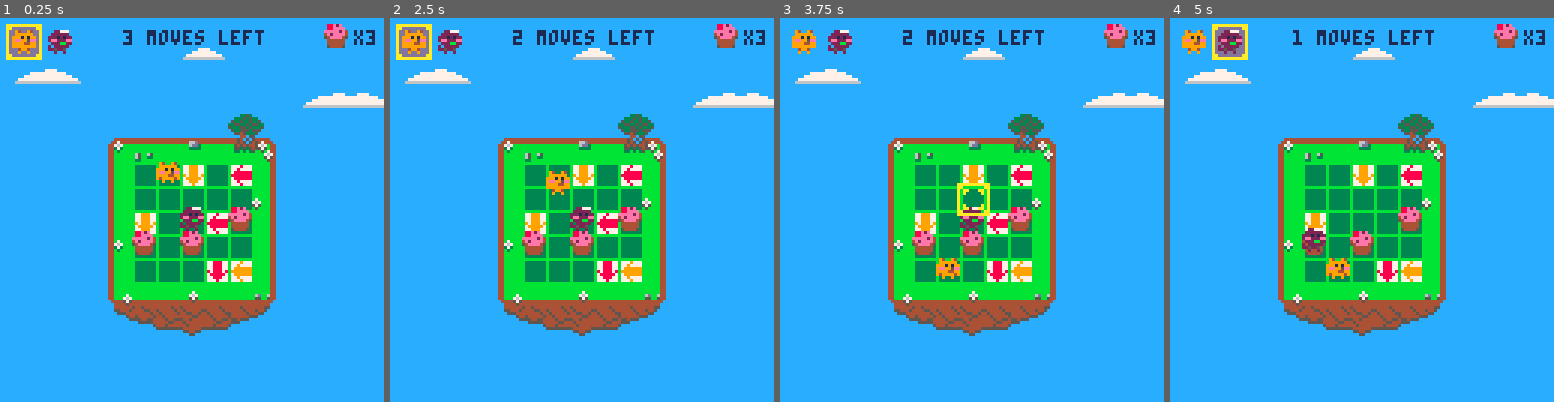
Above: before the commit, frames 1-4 (left to right).
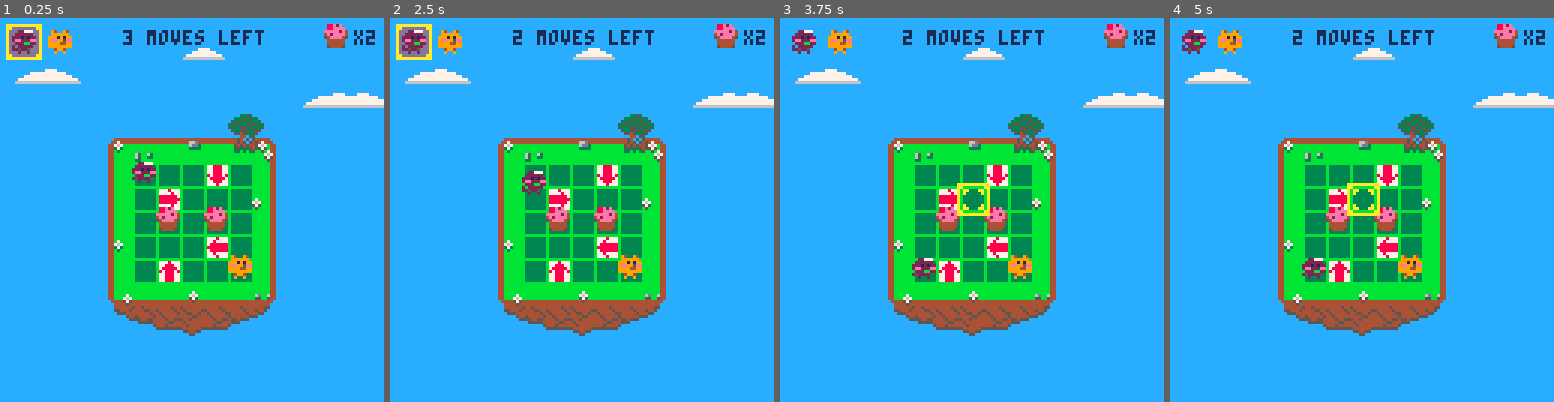
Above: after the commit, the same moments.

Repository: accidentalrebel/pico8-pop-puff
Game: PICO-8 cartridge pop-puff.p8
Same seed, same stepped clock (60 frames per second), same inputs: the game is played once before the commit and once after it.
Inputs:
- Up to frame 1 (0.25 s): no input
- Up to frame 2 (2.5 s): tap O (Z key) at 0.33, 0.7, 1.43, 2.22 s; tap X (X key) at 1.07, 2.07, 2.4 s; hold Left 1.97-2.37 s; hold Down from 2.42 s (still down)
- Up to frame 3 (3.75 s): tap X (X key) every 0.33 s from 2.73 to 3.73 s; release Down at 2.82 s; hold Right 2.87-3.53 s; tap O (Z key) at 3.1 s; hold Up from 3.58 s (still down)
- Up to frame 4 (5 s): tap O (Z key) at 3.98, 4.87 s; tap X (X key) at 4.07, 4.4, 4.73 s; release Up at 4.08 s; hold Right 4.13-4.53 s; hold Down from 4.58 s (still down)

The runs differ from the first frame. In frame 1, 5.7% of the frame differs, in the area x 3-98%, y 3-69%; in frame 2, 5.7%; in frame 3, 5.3%; in frame 4, 6.0%, in the area x 3-98%, y 1-69%.

Commit message:
Can now place the objects based on the map.

Diff:
--- a/pop-puff.p8
+++ b/pop-puff.p8
@@ -66,11 +66,8 @@
 _left=4
 
 log("##################################")
+-- SETUP ====
 function _init()
-   local map_string = "-F-----V----->---------0---0---------<-----^-----P"
-   map_string = compress_map_string(map_string)
-   decompress_map_string(map_string)
-
    local a
    for row = 1,board_rows,1 do
       for col = 1,board_cols,1 do
@@ -79,19 +76,24 @@
       end
    end
 
-   make_player(_pop,2,1)
-   make_player(_puff,3,3)
-
-   make_cupcake(3,4)
-   make_cupcake(5,3)
-   make_cupcake(1,4)
-
-   make_arrow(_arrow_p,_down,3,1)
-   make_arrow(_arrow,_left,4,3)
-   make_arrow(_arrow,_down,4,5)
-   make_arrow(_arrow_p,_down,1,3)
-   make_arrow(_arrow_p,_left,5,5)
-   make_arrow(_arrow,_left,5,1)
+   local map_string = "-F-----V----->---------0---0---------<-----^-----P"
+   setup_map(map_string)
+
+   map_string = compress_map_string(map_string)
+   decompress_map_string(map_string)
+
+   -- make_player(_pop,2,1)
+
+   -- make_cupcake(3,4)
+   -- make_cupcake(5,3)
+   -- make_cupcake(1,4)
+
+   -- make_arrow(_arrow_p,_down,3,1)
+   -- make_arrow(_arrow,_left,4,3)
+   -- make_arrow(_arrow,_down,4,5)
+   -- make_arrow(_arrow_p,_down,1,3)
+   -- make_arrow(_arrow_p,_left,5,5)
+   -- make_arrow(_arrow,_left,5,1)
    -- make_arrow(_arrow_p,_up,4,5)
    -- make_arrow(_arrow,_up,1,5)
 
@@ -115,13 +117,60 @@
 
    a=make_actor("ui_cupcake",108,2,0,0,0,0,_spr_cupcake)
    add(ui,a)
-   a=make_actor("ui_pop",4,4,0,0,0,0,_spr_pop)
+   a=make_actor("ui_puff",4,4,0,0,0,0,_spr_puff)
    add(ui,a)
-   a=make_actor("ui_puff",16,4,0,0,0,0,_spr_puff)
+   a=make_actor("ui_pop",16,4,0,0,0,0,_spr_pop)
    add(ui,a)
 
    cupcake_counter_label = make_ui_label("x"..#cupcakes,118,4)
    moves_left_label = make_ui_label(moves_left.." moves left",41,4)
+end
+
+function setup_map(map_string)
+   local c = nil
+   local bit_index = 1
+   local col = 1
+   local row = 1
+
+   for i=2,#map_string,2 do
+      c = sub(map_string,i,i)
+      log(col..","..row)
+      if c == "P" then
+	 make_player(_pop,col,row)
+      elseif c == "F" then
+	 make_player(_puff,col,row)
+      elseif c == "0" then
+	 make_cupcake(col,row)
+      elseif c == "B" then
+	 make_box(col,row)
+      elseif c == "X" then
+	 a=make_actor(_hole,8,8,0,0,0,0,_spr_hole)
+	 attach(a,get_tile_at(2,2))
+	 add(tiles,a)
+      elseif c == "^" then
+	 make_arrow(_arrow,_up,col,row)
+      elseif c == ">" then
+	 make_arrow(_arrow,_right,col,row)
+      elseif c == "V" then
+	 make_arrow(_arrow,_down,col,row)
+      elseif c == "<" then
+	 make_arrow(_arrow,_left,col,row)
+      elseif c == "!" then
+	 make_arrow(_arrow_p,_up,col,row)
+      elseif c == "]" then
+	 make_arrow(_arrow_p,_right,col,row)
+      elseif c == ";" then
+	 make_arrow(_arrow_p,_down,col,row)
+      elseif c == "[" then
+	 make_arrow(_arrow_p,_left,col,row)
+      end
+
+      col = col + 1
+      if col > board_cols then
+	 col = 1
+	 row = row + 1
+      end
+   end
 end
 
 function make_ui_label(text,x,y)
@@ -183,13 +232,16 @@
 
 function make_player(id,col,row)
    local sprite = nil
+   local player_index = 0
    if id == _pop then
       sprite = _spr_pop
+      player_index = 2
    else
       sprite = _spr_puff
+      player_index = 1
    end
    local a = make_actor(id,0,0,0,-1,col,row,sprite)
-   add(players,a)
+   players[player_index] = a
    attach(a,get_tile_at(col,row))
 
    a.pointing = nil
